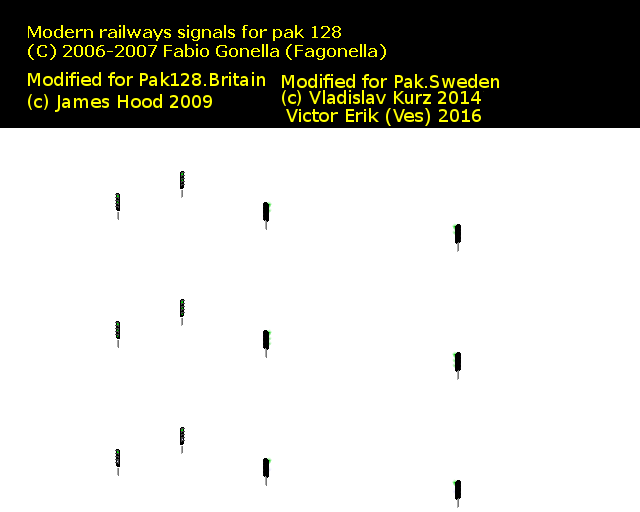
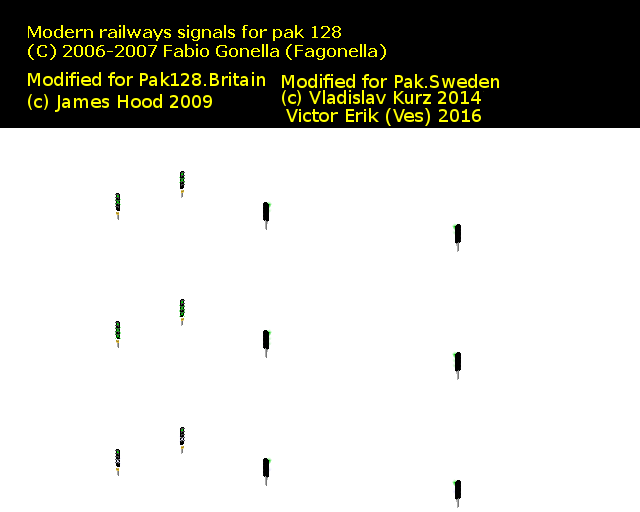
Two versions of the same layered image (640×512). Layer-by-layer changes:
added layer "Skylt" above "Blink" over [116, 190, 457, 502]
painted on "Blink" over [115, 177, 185, 464]
painted on "Flare" over [269, 208, 455, 368]
